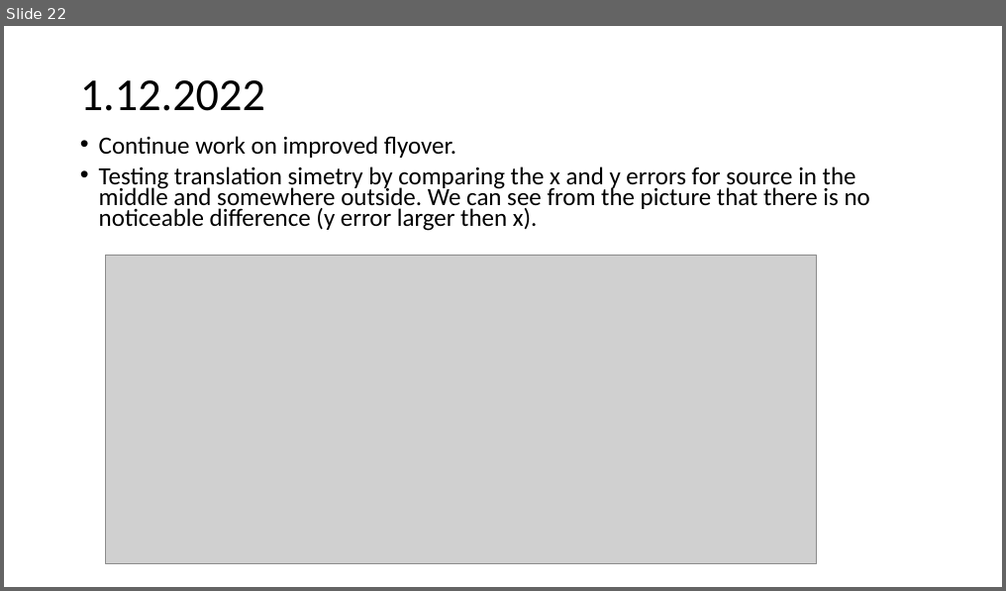
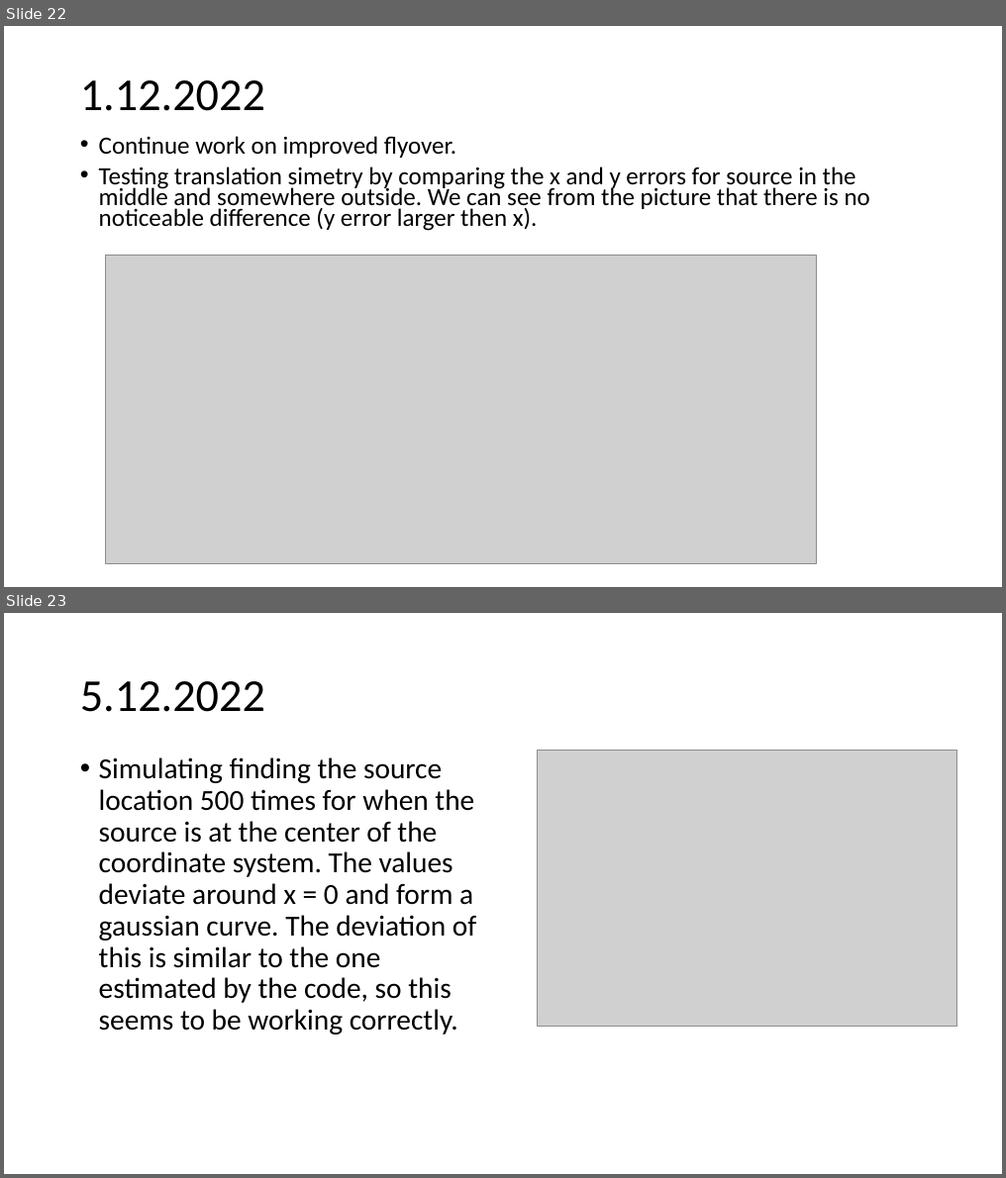
Before and after one commit to urhtrinko/DroneRadioactivity_student_job, a slide deck: reports/work_diary.pptx. Shown one above the other, each under a label of ours: slide 22 before the commit, slides 22 and 23 after it. The pictures are 1006x591 and 1006x1178 pixels, drawn with LibreOffice and Linux fonts; fonts in the diff are those of the drawing; grey boxes stand for pictures. Boxes give left, top, right and bottom in pixels: in the first picture for what was removed or moved away, otherwise in the second. Text is boxed around its words. In the diff, an @@ line names an element or a change of style, - is before the commit and + after.

```diff
--- a/reports/work_diary.pptx
+++ b/reports/work_diary.pptx
@@ slide 23 added at [4,613,1002,1174], background #FFFFFF @@
@@ title added at [80,681,265,712], 44 pt, text #000000 @@
+5.12.2022
@@ text added at [99,758,476,1035], 28 pt, text #000000 @@
+• Simulating finding the source location 500 times for when the source is at the center of the coordinate system. The values deviate around x = 0 and form a gaussian curve. The deviation of this is similar to the one estimated by the code, so this seems to be working correctly.
@@ picture added at [538,750,957,1026] @@
```
